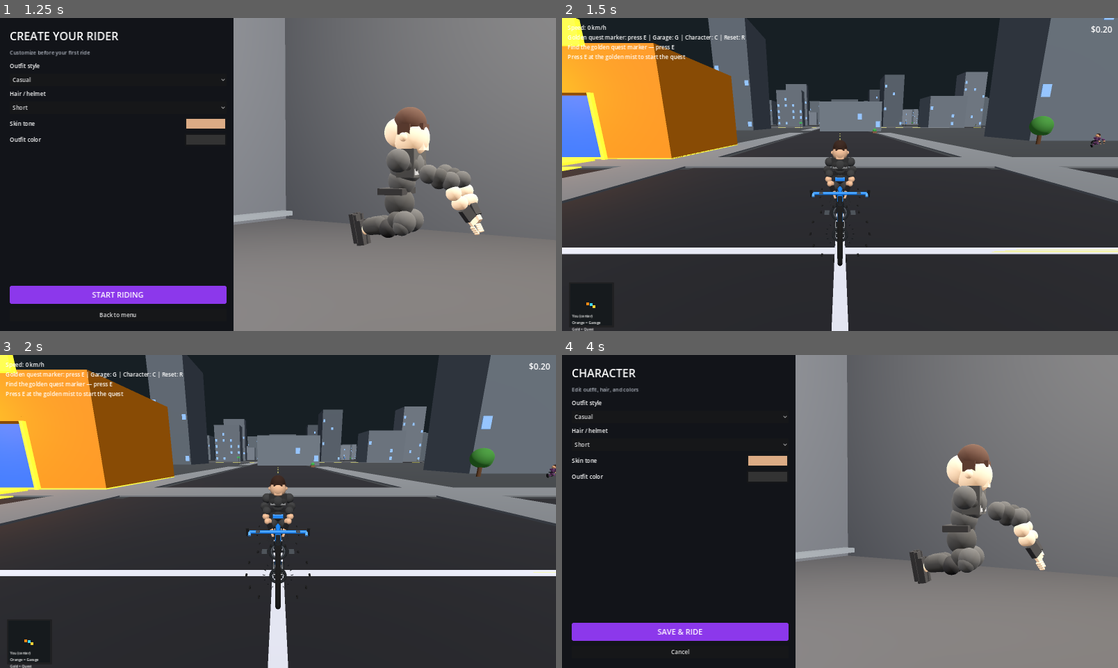
Above: before the commit, frames 1-4 (two rows, left to right).
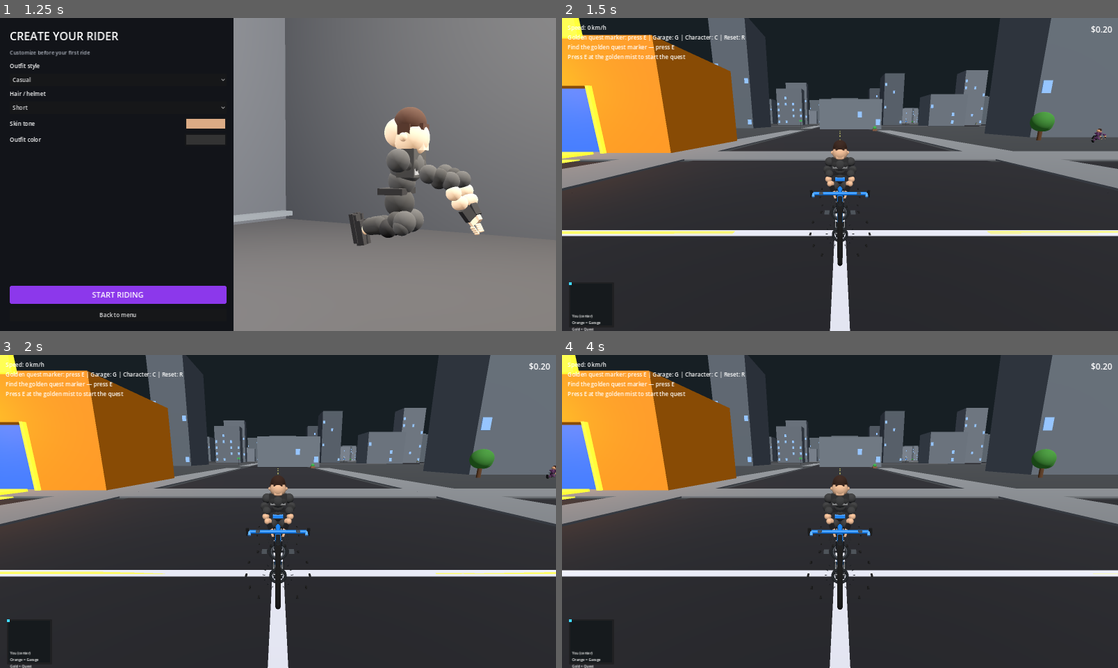
Above: after the commit, the same moments.

Repository: schumannd/bikesim
Game: Godot game, scene res://scenes/Main.tscn
Same seed, same stepped clock (60 frames per second), same inputs: the game is played once before the commit and once after it.
Inputs (mouse positions are in pixels of both pictures, inside the frame that each line leads up to):
- Up to frame 1 (1.25 s): click "New Game" at 0.5 s
- Up to frame 2 (1.5 s): click "START RIDING" at 1.25 s
- Up to frame 3 (2 s): no input
- Up to frame 4 (4 s): tap Enter at 2 s; move the mouse to (962, 495) at 2.02 s; hold D (steer_right) 2.03-2.78 s; tap E (interact) at 2.1 s; click (962, 495) at 2.17 s; move the mouse to (728, 527) at 2.77 s; hold Space (brake) 2.78-3.53 s; tap C (open_character_customization) at 2.85 s; move the mouse to (895, 442) at 3.52 s; hold D (steer_right) from 3.53 s (still down); tap G (open_garage) at 3.6 s

Frame 1 is identical in both runs. In frame 2, 13% of the frame differs, in the area x 0-100%, y 0-100%; in frame 3, 2.9%; in frame 4, 85%.
Error before the commit: Invalid assignment of property or key 'frame_paint_color' with value of type 'Color' on a base object of type 'Resource (BikeConfig)'. (res://scripts/WorldNPC.…
Error after the commit: Parse Error: Function "get_floor_position()" not found in base self. (res://scripts/BikeController.gd:77)

Commit message:
Fix riding over small bumps and road curbs.
Use a flat collision plane at ride height, drop raised road colliders,
raise the bike capsule for half-wheel step clearance, and step up over
obstacles within that limit.

Co-authored-by: Cursor <cursoragent@cursor.com>

Diff:
--- a/scripts/BikeController.gd
+++ b/scripts/BikeController.gd
@@ -9,9 +9,18 @@
 @export var steer_gain_at_stop: float = 2.6
 @export var steer_gain_at_max_speed: float = 0.4
 @export var gravity: float = 18.0
+@export var step_probe_distance: float = 0.55
 
 var speed: float = 0.0
 var reset_position: Vector3 = BikeRigScript.ride_spawn_position()
+var _wheel_radius: float = 0.44
+
+func _ready() -> void:
+	floor_snap_length = 0.35
+	floor_max_angle = deg_to_rad(58.0)
+
+func set_wheel_radius(radius: float) -> void:
+	_wheel_radius = maxf(radius, 0.2)
 
 func _physics_process(delta: float) -> void:
 	var throttle := Input.get_action_strength("move_forward") - Input.get_action_strength("move_backward")
@@ -31,7 +40,9 @@
 	var forward := -global_transform.basis.z
 	velocity.x = forward.x * speed
 	velocity.z = forward.z * speed
-	velocity.y -= gravity * delta
+	if not is_on_floor():
+		velocity.y -= gravity * delta
+	_try_step_up(forward)
 	move_and_slide()
 
 	if BikeRigScript.should_reset_fall(global_position.y):
@@ -54,3 +65,33 @@
 	# Quadratic falloff: nimble U-turns when slow, stable arcs when fast.
 	var blend := speed_ratio * speed_ratio
 	return lerpf(steer_gain_at_stop, steer_gain_at_max_speed, blend)
+
+func _try_step_up(forward: Vector3) -> void:
+	if not is_on_floor() or abs(speed) < 0.4:
+		return
+	var planar := Vector3(forward.x, 0.0, forward.z)
+	if planar.length_squared() < 0.01:
+		return
+	planar = planar.normalized()
+	var max_step := BikeRigScript.max_step_height(_wheel_radius)
+	var floor_y := get_floor_position().y
+	var space := get_world_3d().direct_space_state
+	var ahead := global_position + planar * step_probe_distance
+	var low_from := ahead + Vector3.UP * 0.1
+	var low_to := ahead - Vector3.UP * 0.4
+	var q_low := PhysicsRayQueryParameters3D.create(low_from, low_to)
+	q_low.exclude = [get_rid()]
+	var hit_low := space.intersect_ray(q_low)
+	if hit_low.is_empty():
+		return
+	var rise := hit_low.position.y - floor_y
+	if rise < 0.03 or rise > max_step + 0.02:
+		return
+	var high_from := ahead + Vector3.UP * (max_step + 0.15)
+	var high_to := ahead + Vector3.UP * 0.12
+	var q_high := PhysicsRayQueryParameters3D.create(high_from, high_to)
+	q_high.exclude = [get_rid()]
+	if not space.intersect_ray(q_high).is_empty():
+		return
+	global_position.y += rise + 0.03
+	velocity.y = maxf(velocity.y, 0.0)
--- a/scripts/BikeRig.gd
+++ b/scripts/BikeRig.gd
@@ -7,6 +7,9 @@
 const RIDE_SURFACE_Y := 0.0
 const GARAGE_FLOOR_Y := 0.0
 const FALL_RESET_Y := -8.0
+const BIKE_CAPSULE_HEIGHT := 1.2
+const BIKE_CAPSULE_RADIUS := 0.45
+const MAX_STEP_HEIGHT_RATIO := 0.5
 const GARAGE_BUILDING_POSITION := Vector3(-18.0, 0.0, -16.0)
 
 ## World position outside the garage door (rideable road, facing toward the open world).
@@ -29,8 +32,13 @@
 static func ride_spawn_position(xz: Vector3 = Vector3.ZERO) -> Vector3:
 	return Vector3(xz.x, RIDE_SURFACE_Y, xz.z)
 
+static func max_step_height(wheel_radius: float) -> float:
+	return wheel_radius * MAX_STEP_HEIGHT_RATIO
+
 static func collision_shape_y(wheel_radius: float) -> float:
-	return wheel_radius + 0.16
+	# Capsule bottom sits at -max_step so curbs up to ~half a wheel still clear.
+	var half_extent := BIKE_CAPSULE_HEIGHT * 0.5 + BIKE_CAPSULE_RADIUS
+	return half_extent - max_step_height(wheel_radius)
 
 static func mount_rider_on_bike(bike: Node3D, bike_visual: Node3D, rider: Node3D) -> void:
 	var anchor := bike_visual.get_node_or_null("SeatAnchor")
--- a/scripts/ProceduralCity.gd
+++ b/scripts/ProceduralCity.gd
@@ -19,6 +19,7 @@
 const ROAD_WIDTH := 16.0
 const WorldPropBuilderScript := preload("res://scripts/WorldPropBuilder.gd")
 const WorldNPCScript := preload("res://scripts/WorldNPC.gd")
+const BikeRigScript := preload("res://scripts/BikeRig.gd")
 
 var _loaded_chunks: Dictionary = {}
 var _bike: Node3D
@@ -116,9 +117,10 @@
 	)
 
 func _add_ground(parent: Node3D) -> void:
-	# Collision only — one global terrain mesh avoids chunk-seam z-fighting.
+	# Flat ride collision at road height — terrain mesh stays lower for visuals only.
 	var ground_body := StaticBody3D.new()
-	ground_body.position = Vector3(0.0, TERRAIN_TOP_Y - 0.5, 0.0)
+	var ride_y: float = BikeRigScript.RIDE_SURFACE_Y
+	ground_body.position = Vector3(0.0, ride_y - 0.5, 0.0)
 	parent.add_child(ground_body)
 	var shape := CollisionShape3D.new()
 	var box := BoxShape3D.new()
@@ -166,13 +168,6 @@
 	mesh_inst.position = pos
 	mesh_inst.material_override = _road_material
 	road_body.add_child(mesh_inst)
-
-	var road_shape := CollisionShape3D.new()
-	var box := BoxShape3D.new()
-	box.size = size
-	road_shape.shape = box
-	road_shape.position = pos
-	road_body.add_child(road_shape)
 
 func _add_chunk_npcs(parent: Node3D, chunk_coord: Vector2i, center_chunk: Vector2i, rng: RandomNumberGenerator) -> void:
 	var dist: int = maxi(absi(chunk_coord.x - center_chunk.x), absi(chunk_coord.y - center_chunk.y))
@@ -300,7 +295,15 @@
 	var door_h := 4.2
 
 	_add_garage_box(garage, "ApproachPad", Vector3(0.0, 0.03, 7.2), Vector3(door_w + 2.4, 0.06, 5.0), pad_mat, false)
-	_add_garage_box(garage, "Floor", Vector3(0.0, 0.08, 0.0), Vector3(width, 0.16, depth), pad_mat, true)
+	var floor_thickness := 0.12
+	_add_garage_box(
+		garage,
+		"Floor",
+		Vector3(0.0, BikeRigScript.RIDE_SURFACE_Y - floor_thickness * 0.5, 0.0),
+		Vector3(width, floor_thickness, depth),
+		pad_mat,
+		true
+	)
 	_add_garage_box(garage, "BackWall", Vector3(0.0, height * 0.5, -depth * 0.5 + wall_t * 0.5), Vector3(width, height, wall_t), wall_mat, true)
 	_add_garage_box(garage, "LeftWall", Vector3(-width * 0.5 + wall_t * 0.5, height * 0.5, 0.0), Vector3(wall_t, height, depth), wall_mat, true)
 	_add_garage_box(garage, "RightWall", Vector3(width * 0.5 - wall_t * 0.5, height * 0.5, 0.0), Vector3(wall_t, height, depth), wall_mat, true)
--- a/scripts/RideScene.gd
+++ b/scripts/RideScene.gd
@@ -71,6 +71,8 @@
 	var wheel_radius: float = bike_visual.call("get_wheel_radius")
 	bike.position = BikeRigScript.ride_spawn_position(bike.position)
 	bike_collision.position.y = BikeRigScript.collision_shape_y(wheel_radius)
+	if bike.has_method("set_wheel_radius"):
+		bike.call("set_wheel_radius", wheel_radius)
 	spawn_position = BikeRigScript.ride_spawn_position(spawn_position)
 	bike.call("set_reset_position", spawn_position)
 	_apply_exit_spawns_if_pending()
